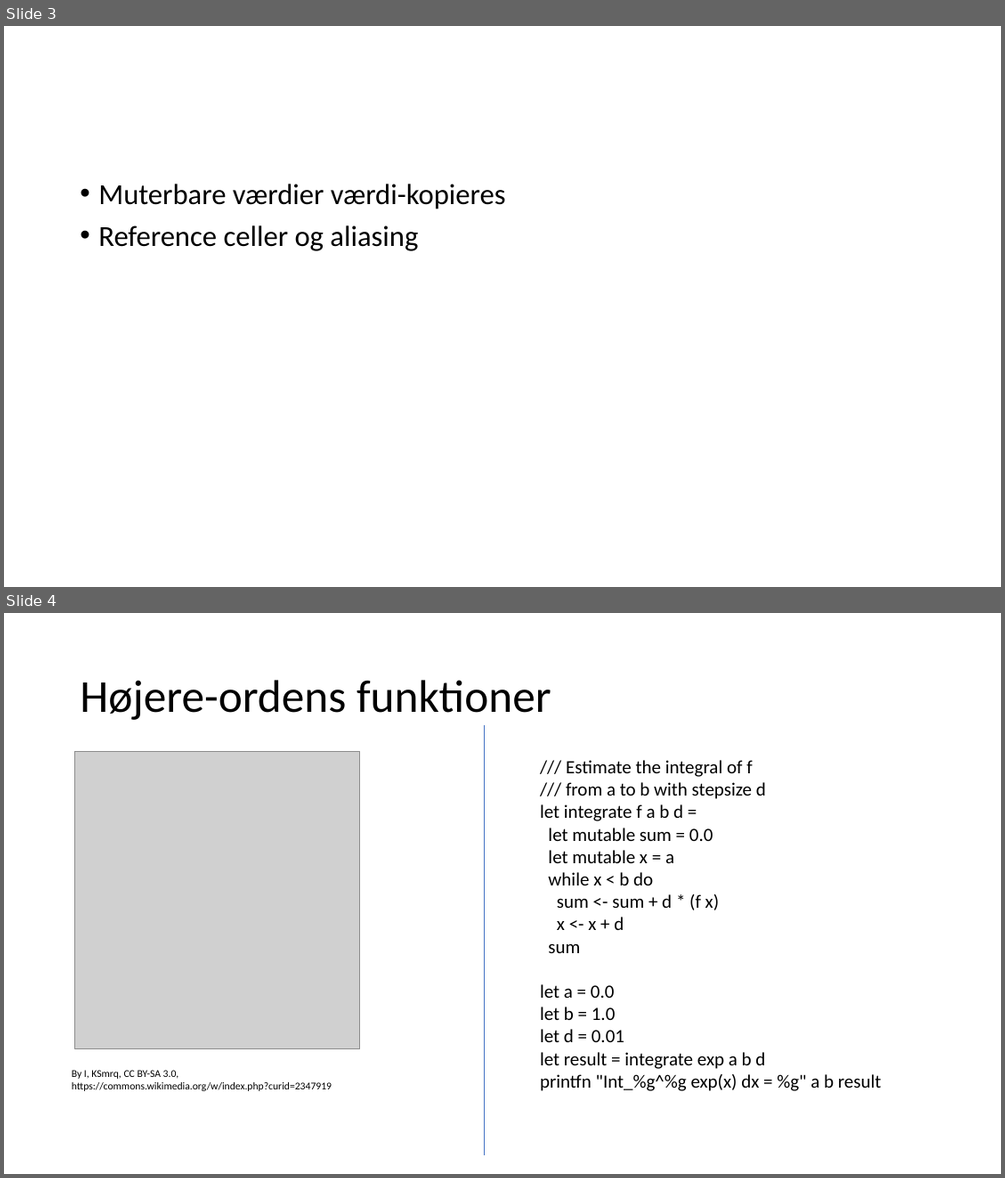
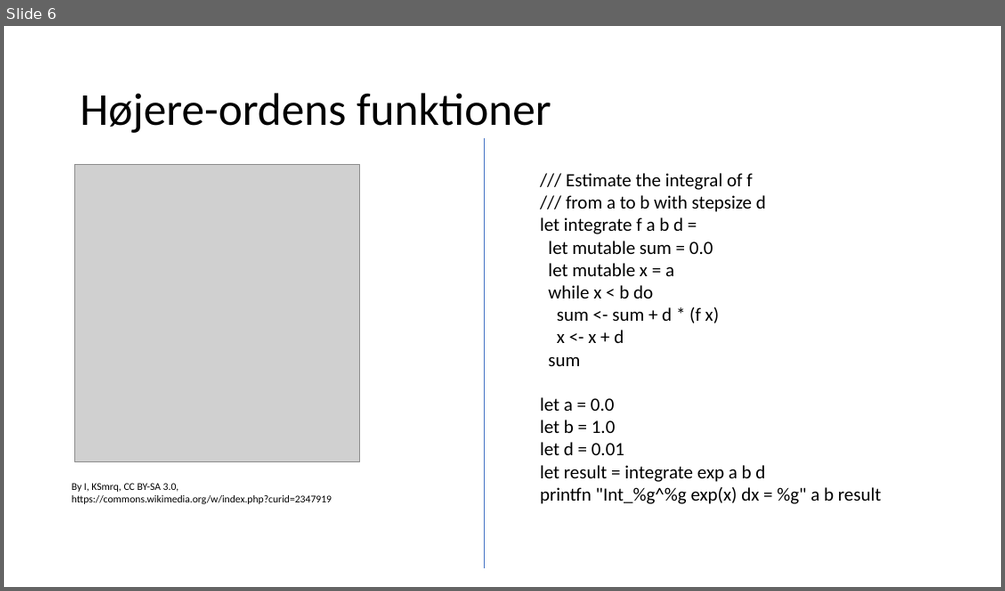
Before and after one commit to fisterloegsovs/pop22, a slide deck: lectures/4.1StackHeapRefsHigherOrderFcts/lecture.pptx. Shown one above the other, each under a label of ours: slides 3 and 4 before the commit, slide 6 after it. The pictures are 1005x1178 and 1005x591 pixels, drawn with LibreOffice and Linux fonts; fonts in the diff are those of the drawing; grey boxes stand for pictures. Boxes give left, top, right and bottom in pixels: in the first picture for what was removed or moved away, otherwise in the second. Text is boxed around its words. In the diff, an @@ line names an element or a change of style, - is before the commit and + after.

```diff
--- a/lectures/4.1StackHeapRefsHigherOrderFcts/lecture.pptx
+++ b/lectures/4.1StackHeapRefsHigherOrderFcts/lecture.pptx
@@ slide 3 removed at box(4, 26, 1001, 587), background #FFFFFF @@
@@ text removed at box(98, 184, 506, 251) @@
-• Muterbare værdier værdi-kopieres
-• Reference celler og aliasing
@@ what was slide 4 is now slide 6 @@
```
Also in this commit, not shown: 3 slides changed, 3 slides added, 1 other file.
